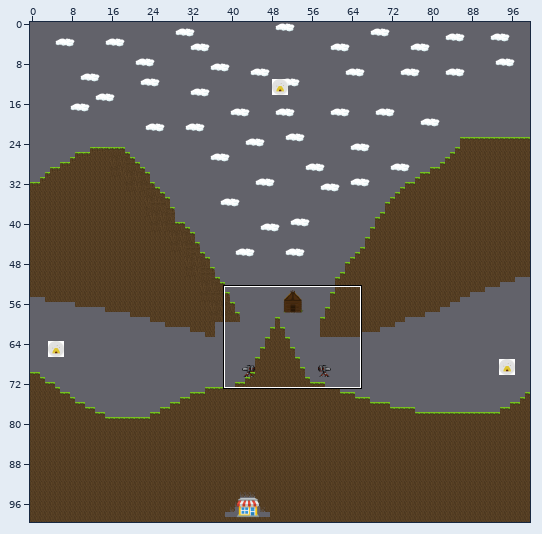
Two versions of a level (Tiled map, levels/level4.tmx). The picture above shows the old version from afar; the outline marks the close-up.
Close-up. Earlier state:
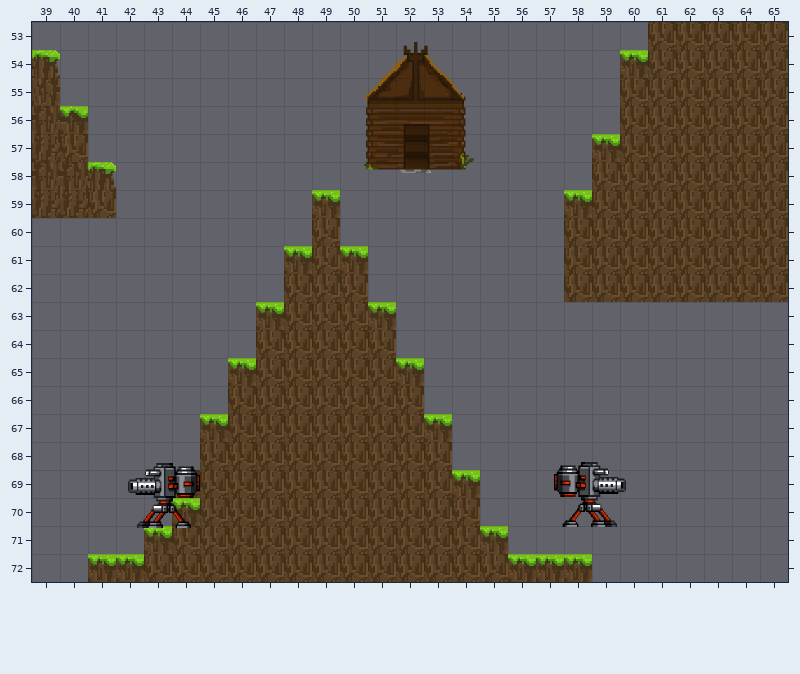
Cells are 32x32 px. Shown: x 39..65, y 53..72. The commit also changed other parts of the map, which this record leaves out.
Once edited:
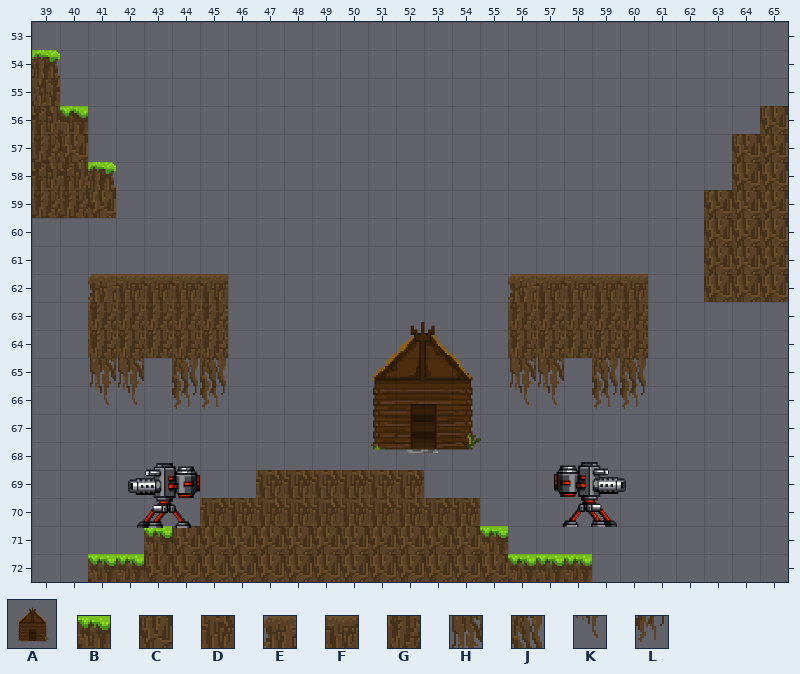
Key: from "base_items": A 3 "house"; from "tileset_platformer01": B 0, C 24, D 35, E 46, F 47, G 61, H 78, J 79, K 94, L 95.
_ is an empty cell, . an unchanged one.
Objects are placed by their top-left corner, in cells (3,4 is the top-left corner of cell 3,4); size is 1x1 cell unless given.
Edits made:
--- layer "layer01"
@@ x 41..65 @@
-53 ....................CCCCC
-54 ...................BCCCCC
-55 ...................CCCCCC
-56 ...................CCCCC.
-57 ..................BCCCC..
-58 ..................CCCCC..
-59 ........B........BCCCC...
-60 ........C........CCCCC...
-61 .......BCB.......CCCCC...
-62 _____..CCC.....__CCCCC...
-63 _____.BCCCB...._____.....
-64 _____.CCCCC...._____.....
-65 .....BCCCCCB.............
-66 .....CCCCCCC.............
-67 ....BCCCCCCCB............
-68 ....CCCCCCCCC............
-69 ...CCCCCCCCCCB...........
-70 ...BCCCCCCCCCC...........
+53 ...................._____
+54 ...................______
+55 ...................______
+56 ..................._____.
+57 .................._____..
+58 .................._____..
+59 ........_........_____...
+60 ........_........_____...
+61 .......___......._____...
+62 EFFFF..___.....EFFFF__...
+63 GGGGG._____....GGGGG.....
+64 GGGGG._____....GGGGG.....
+65 ....._______.............
+66 ....._______.............
+67 ...._________............
+68 ...._________............
+69 ...___DDDDDD__...........
+70 ..._DDDDDDDDDD...........
--- layer "background"
@@ x 41..60 @@
-65 __.__..........__.__
-66 __.__..........__.__
+65 HH.JJ..........HH.JJ
+66 KK.LL..........KK.LL
--- layer "layer02"
-A "base" at 49.6,52.7 size 6.1x6.5
+A "base" at 49.8,62.7 size 6.1x6.5
